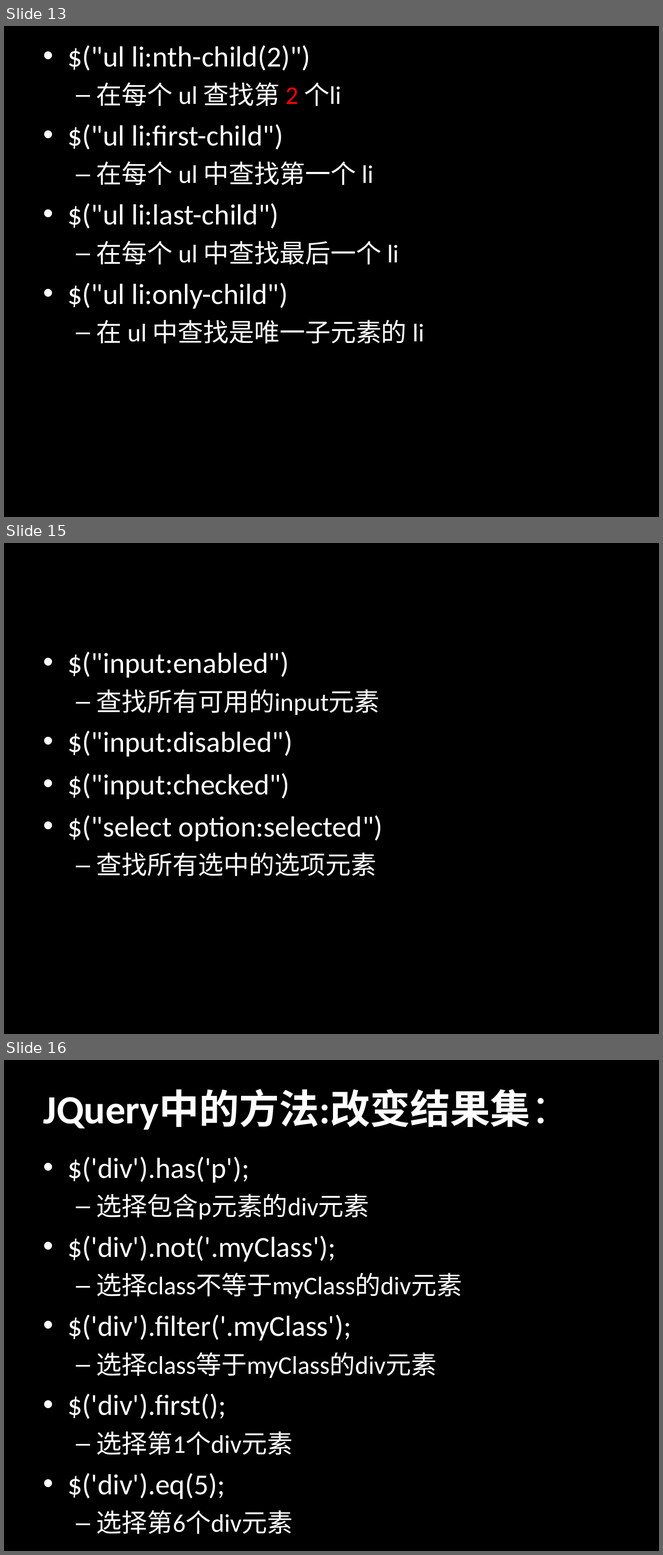
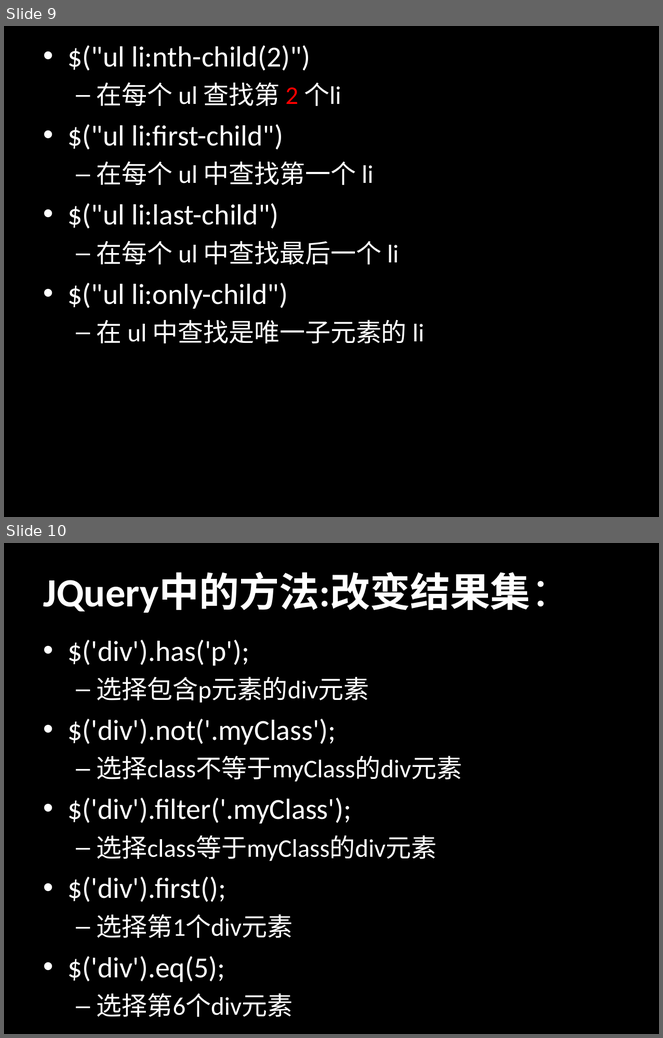
Before and after one commit to jianganglu/share-jquery-basic, a slide deck: jQuery基础应用.ppt. Shown one above the other, each under a label of ours: slides 13, 15 and 16 before the commit, slides 9 and 10 after it; the slides between them are not shown. The pictures are 663x1555 and 663x1038 pixels, drawn with LibreOffice and Linux fonts; fonts in the diff are those of the drawing. Boxes give left, top, right and bottom in pixels: in the first picture for what was removed or moved away, otherwise in the second. Text is boxed around its words. In the diff, an @@ line names an element or a change of style, - is before the commit and + after.

```diff
--- a/jQuery基础应用.ppt
+++ b/jQuery基础应用.ppt
@@ slide 15 removed at (x1=4, y1=543, x2=659, y2=1034), background #000000 @@
@@ text removed at (x1=68, y1=652, x2=383, y2=876) @@
-• $("input:enabled")
-  – 查找所有可用的input元素
-• $("input:disabled")
-• $("input:checked")
-• $("select option:selected")
-  – 查找所有选中的选项元素
@@ what was slide 13 is now slide 9 @@
@@ what was slide 16 is now slide 10 @@
```
Also in this commit, not shown: 5 slides changed, 1 slide added, 11 other slides removed, 1 other file.
